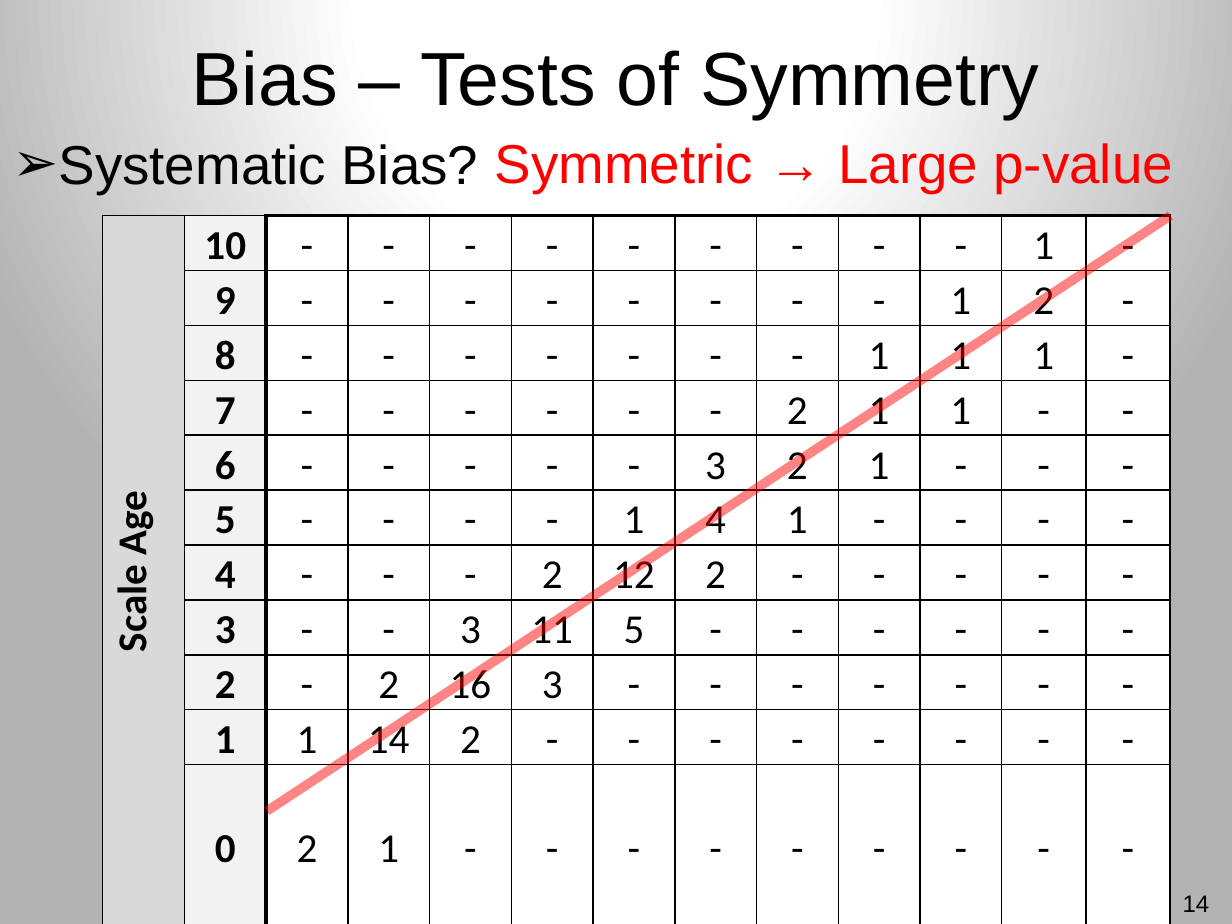
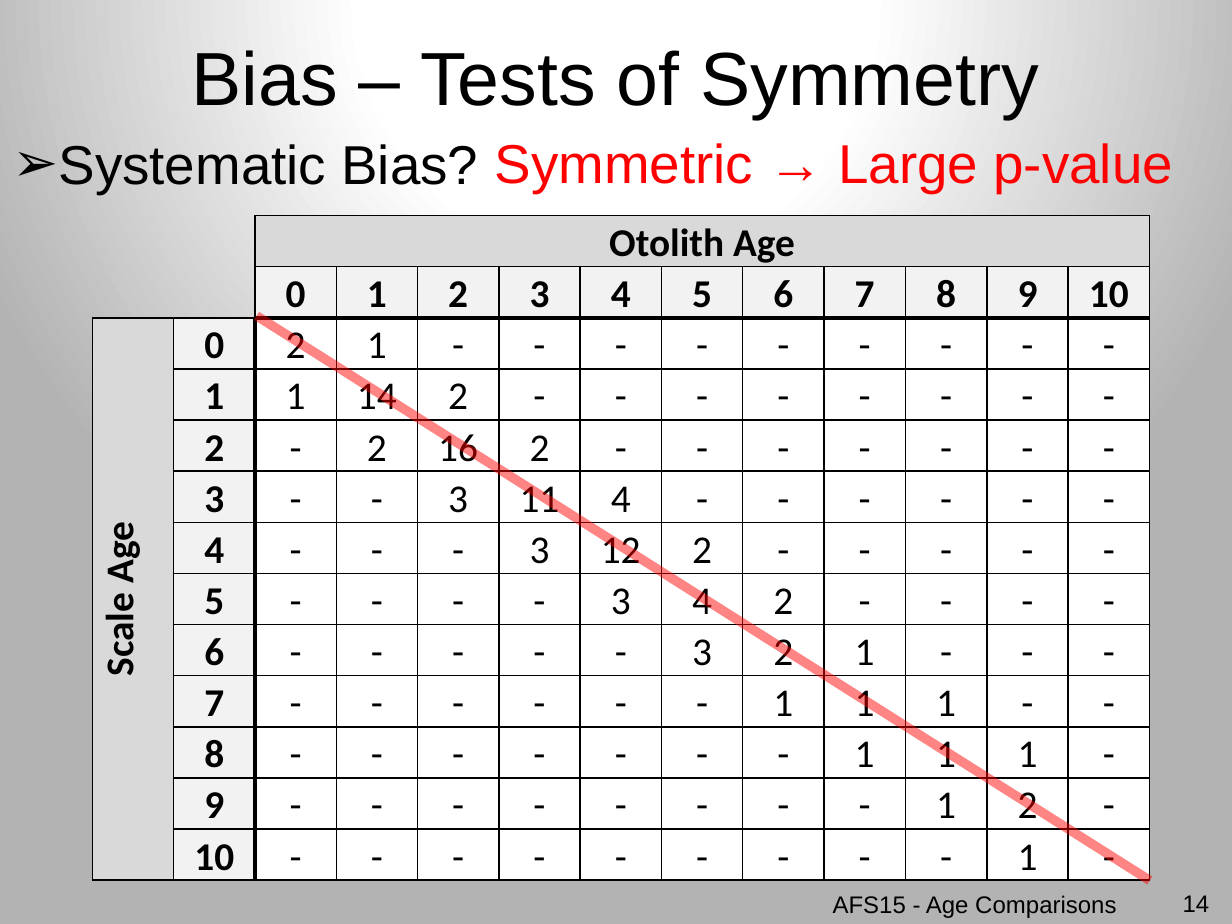
Before and after one commit to droglenc/AFSPortland2015, a slide deck: slide 14 of Slides/01_AgeComparisons.pptx. Drawn at 1232x924 pixels with LibreOffice and Linux fonts; fonts in the diff are those of the drawing. Boxes give left, top, right and bottom in pixels: in the first picture for what was removed or moved away, otherwise in the second. Text is boxed around its words. In the diff, an @@ line names an element or a change of style, - is before the commit and + after.

```diff
--- a/Slides/01_AgeComparisons.pptx
+++ b/Slides/01_AgeComparisons.pptx
@@ table at (x1=92, y1=216, x2=1149, y2=884) @@
-row 1: Scale Age | 10 | - | - | - | - | - | - | - | - | - | 1 | -
+row 1:  |  | Otolith Age |  |  |  |  |  |  |  |  |  | 
+row 2:  |  | 0 | 1 | 2 | 3 | 4 | 5 | 6 | 7 | 8 | 9 | 10
+row 3: Scale Age | 0 | 2 | 1 | - | - | - | - | - | - | - | - | -
+row 4:  | 1 | 1 | 14 | 2 | - | - | - | - | - | - | - | -
+row 5:  | 2 | - | 2 | 16 | 2 | - | - | - | - | - | - | -
+row 6:  | 3 | - | - | 3 | 11 | 4 | - | - | - | - | - | -
+row 7:  | 4 | - | - | - | 3 | 12 | 2 | - | - | - | - | -
+row 8:  | 5 | - | - | - | - | 3 | 4 | 2 | - | - | - | -
+row 9:  | 6 | - | - | - | - | - | 3 | 2 | 1 | - | - | -
+row 10:  | 7 | - | - | - | - | - | - | 1 | 1 | 1 | - | -
+row 11:  | 8 | - | - | - | - | - | - | - | 1 | 1 | 1 | -
-row 3:  | 8 | - | - | - | - | - | - | - | 1 | 1 | 1 | -
-row 4:  | 7 | - | - | - | - | - | - | 2 | 1 | 1 | - | -
-row 5:  | 6 | - | - | - | - | - | 3 | 2 | 1 | - | - | -
-row 6:  | 5 | - | - | - | - | 1 | 4 | 1 | - | - | - | -
-row 7:  | 4 | - | - | - | 2 | 12 | 2 | - | - | - | - | -
-row 8:  | 3 | - | - | 3 | 11 | 5 | - | - | - | - | - | -
-row 9:  | 2 | - | 2 | 16 | 3 | - | - | - | - | - | - | -
-row 10:  | 1 | 1 | 14 | 2 | - | - | - | - | - | - | - | -
-row 11:  | 0 | 2 | 1 | - | - | - | - | - | - | - | - | -
-row 12:  |  | 0 | 1 | 2 | 3 | 4 | 5 | 6 | 7 | 8 | 9 | 10
-row 13:  |  | Otolith Age |  |  |  |  |  |  |  |  |  | 
+row 13:  | 10 | - | - | - | - | - | - | - | - | - | 1 | -
@@ fill #D9D9D9 to none in row 1, column 1 @@
@@ fill #F2F2F2 to none in 2 cells @@
@@ fill #FFFFFF to #D9D9D9 in row 1, column 3 @@
@@ fill #FFFFFF to #F2F2F2 in 11 cells @@
@@ fill none to #F2F2F2 in 2 cells @@
@@ fill #F2F2F2 to #FFFFFF in 11 cells @@
@@ fill #D9D9D9 to #FFFFFF in row 13, column 3 @@
@@ size 24 to 23 pt in "-", "-", "-", "-" and 51 more places @@
@@ less space between paragraphs @@
@@ borders changed @@
@@ table resized from (x1=102, y1=216, x2=1164, y2=924) to (x1=92, y1=216, x2=1149, y2=884) @@
@@ line moved from (267, 811) - (1170, 216) to (256, 315) - (1149, 881) @@
```
Also in this commit, not shown: 2 other slides changed, 2 slides added, 3 other files.
